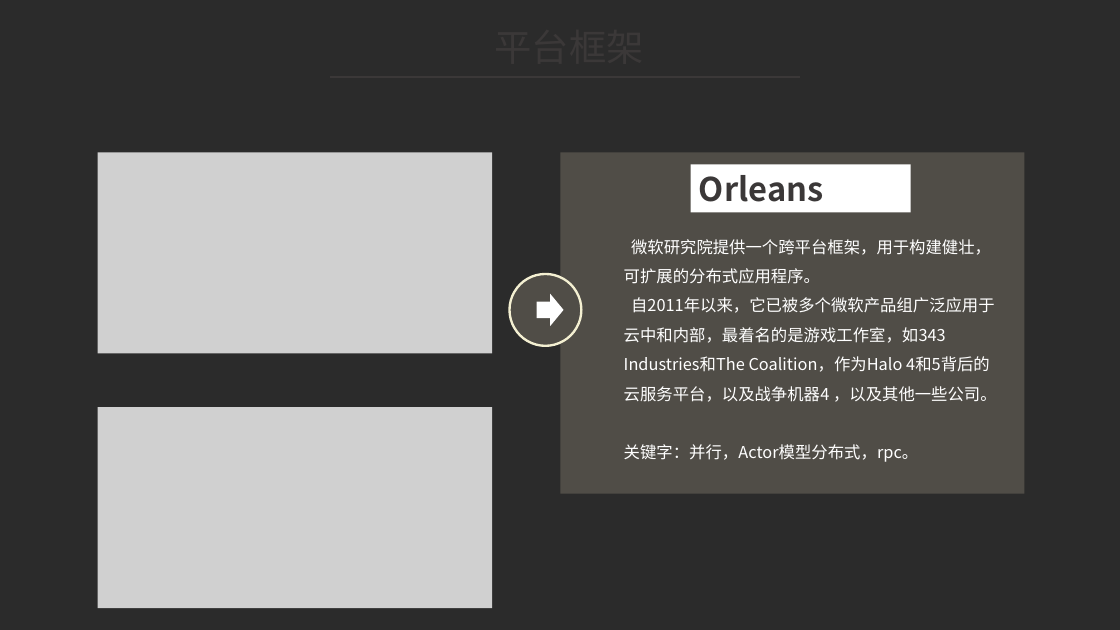
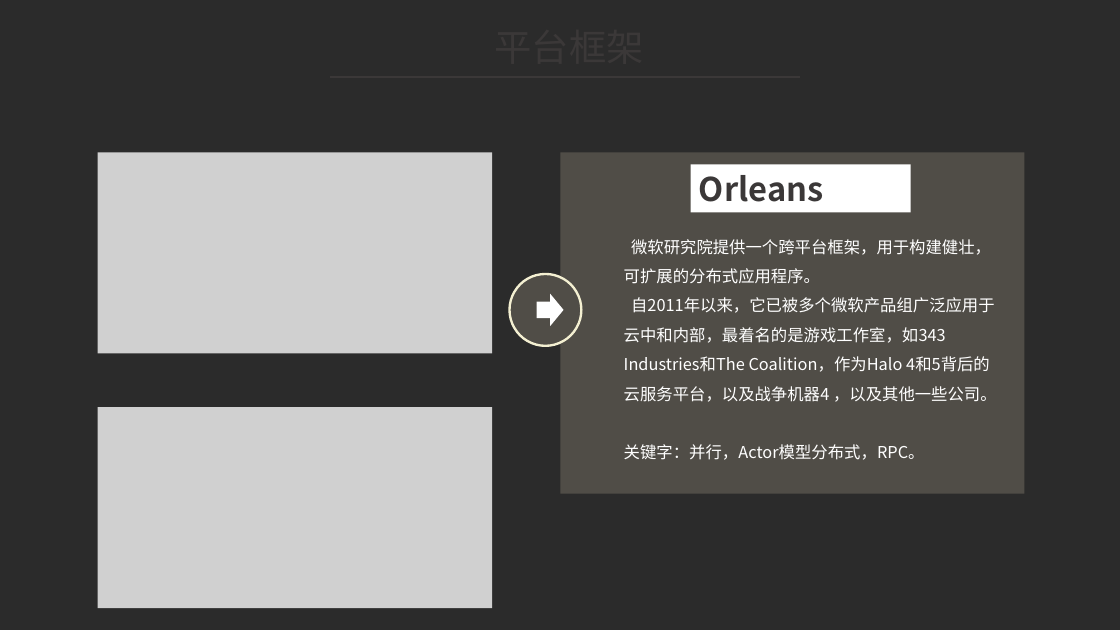
Before and after one commit to xuecat/IngestTask, a slide deck: slide 3 of ingesttask.pptx. Drawn at 1120x630 pixels with LibreOffice and Linux fonts; fonts in the diff are those of the drawing; grey boxes stand for pictures; background and template pictures are left out; a plain dark background stands for a picture behind light text. Boxes give left, top, right and bottom in pixels: in the first picture for what was removed or moved away, otherwise in the second. Text is boxed around its words. In the diff, an @@ line names an element or a change of style, - is before the commit and + after.

Commit message:
dd

```diff
--- a/ingesttask.pptx
+++ b/ingesttask.pptx
@@ text at (624, 444, 925, 460): text changed @@
-关键字：并行，Actor模型分布式，rpc。
+关键字：并行，Actor模型分布式，RPC。
```
